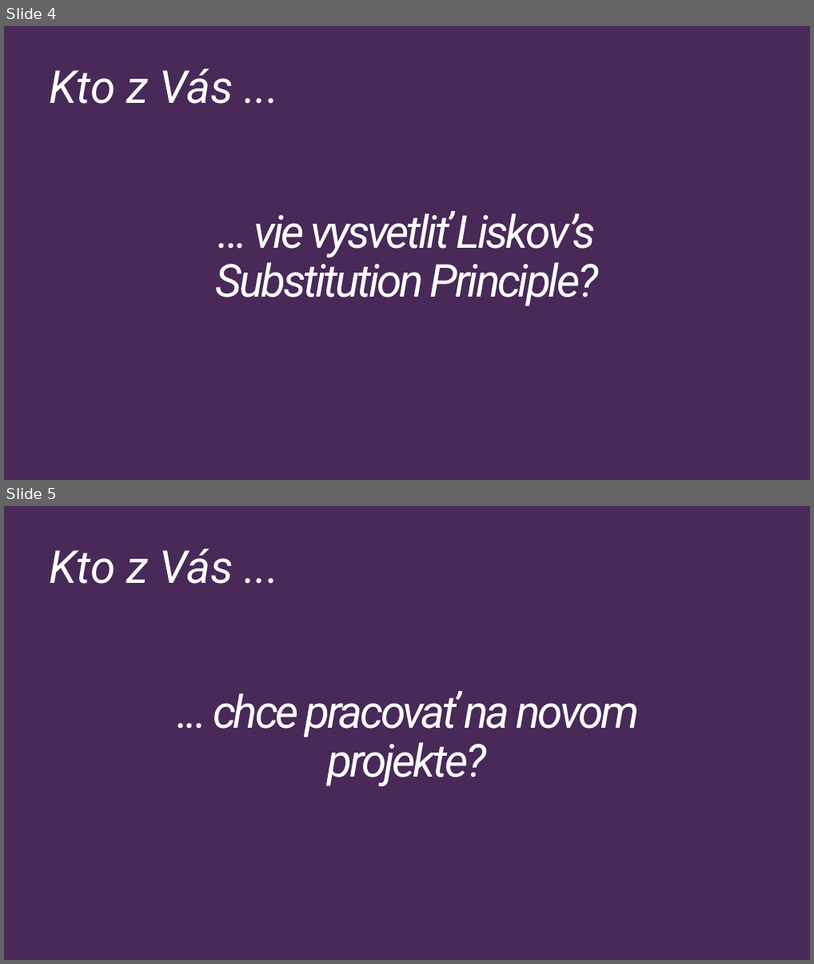
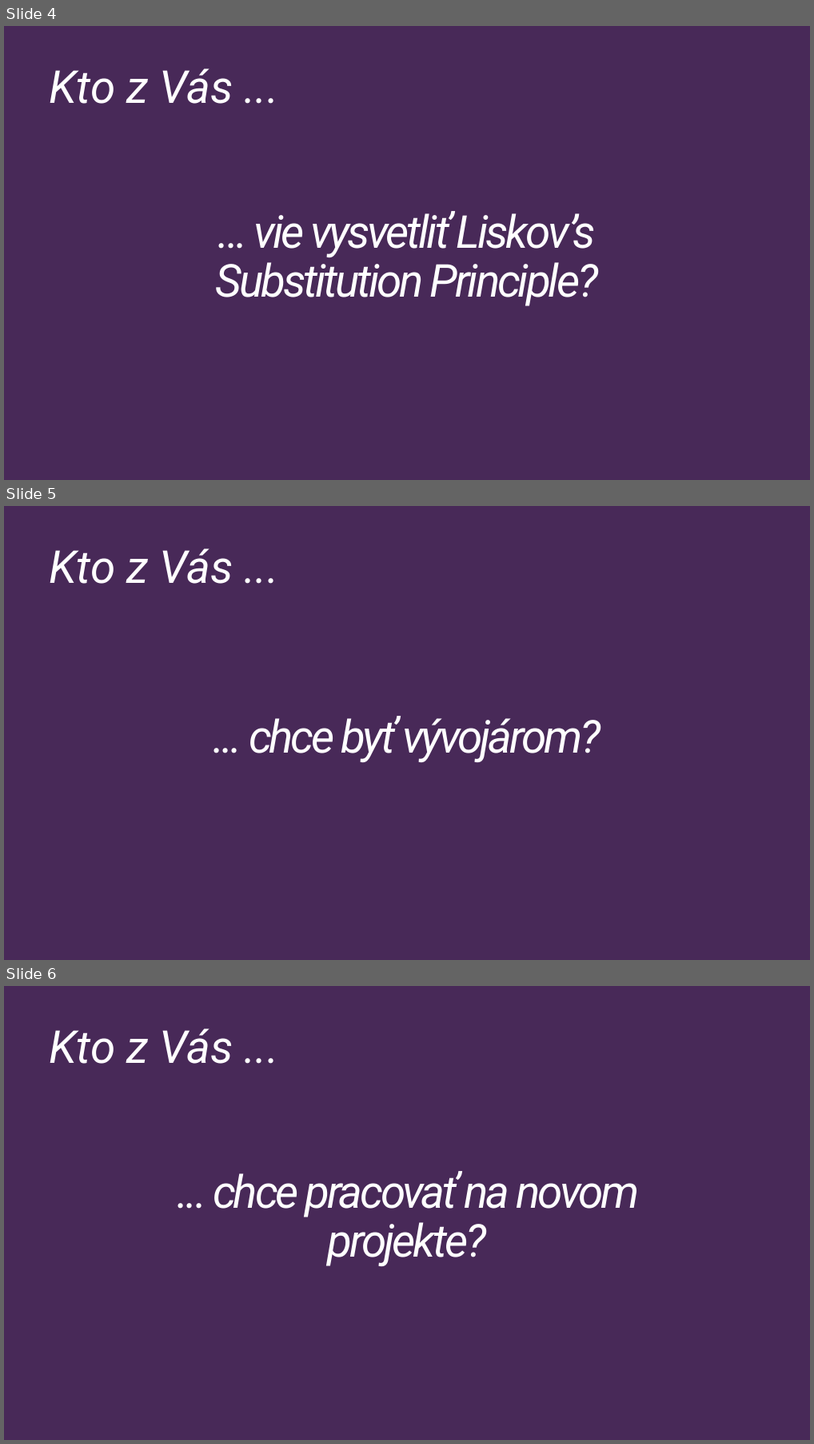
Before and after one commit to Burgyn/SOLID-Principles, a slide deck: SOLIDPrinciples.pptx. Shown one above the other, each under a label of ours: slides 4 and 5 before the commit, slides 4, 5 and 6 after it. The pictures are 814x964 and 814x1444 pixels, drawn with LibreOffice and Linux fonts; fonts in the diff are those of the drawing. Boxes give left, top, right and bottom in pixels: in the first picture for what was removed or moved away, otherwise in the second. Text is boxed around its words. In the diff, an @@ line names an element or a change of style, - is before the commit and + after.

```diff
--- a/SOLIDPrinciples.pptx
+++ b/SOLIDPrinciples.pptx
@@ slide 5 added at [4,506,810,960], background #482958 @@
@@ subtitle added at [49,548,234,584], 54 pt, text #FFFFFF, italic @@
+Kto z Vás ...
@@ title added at [249,718,602,763], 54 pt, text #FFFFFF, italic @@
+... chce byť vývojárom?
@@ what was slide 5 is now slide 6 @@
```
Also in this commit, not shown: 6 other slides added, 1 other file.
